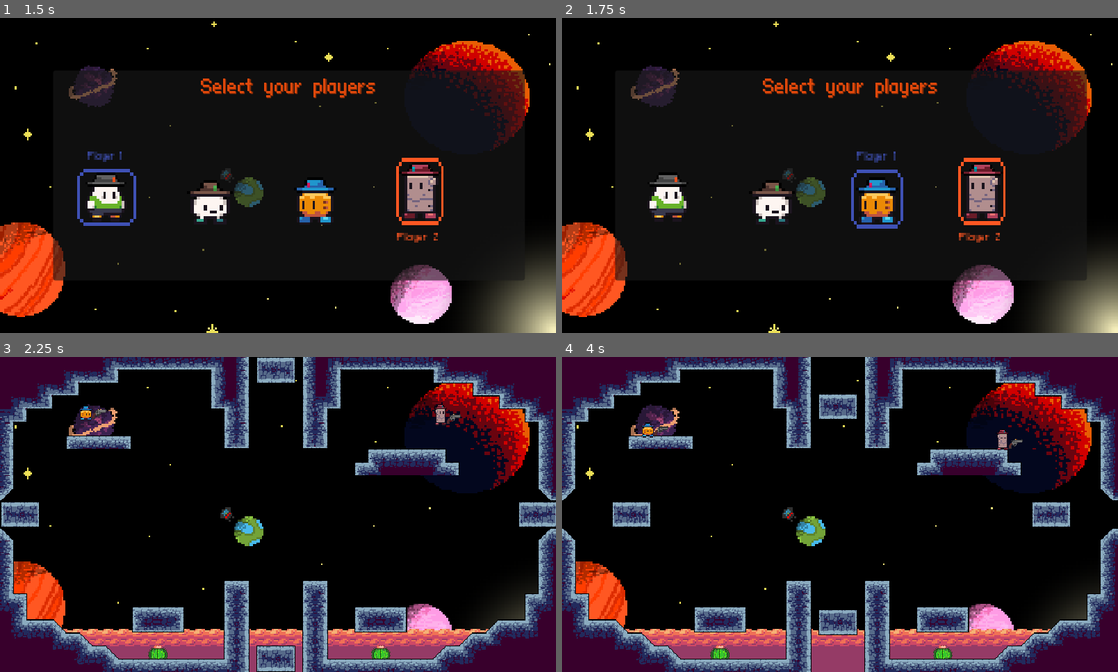
Above: before the commit, frames 1-4 (two rows, left to right).
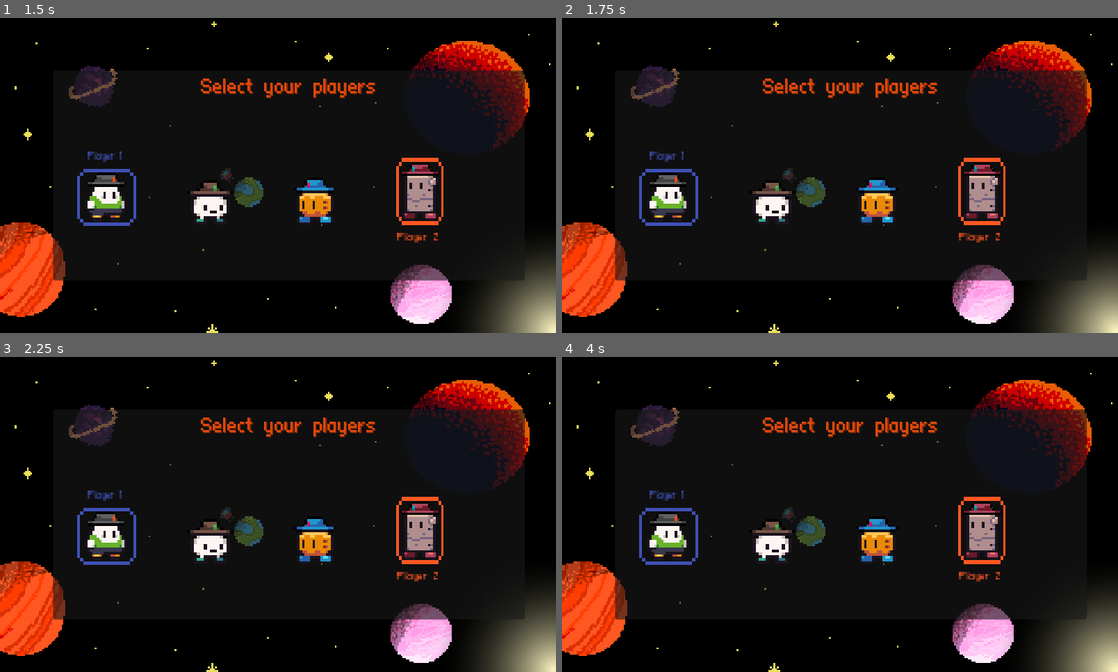
Above: after the commit, the same moments.

Repository: DanteAugusto/spaceCowboys
Game: Godot game, scene res://scenes/menu_page.tscn
Same seed, same stepped clock (60 frames per second), same inputs: the game is played once before the commit and once after it. Sound files missing from this copy of the repository are replaced by a short silence.
Inputs:
- Up to frame 1 (1.5 s): click "START" at 0.5 s; tap Enter (enter) at 1.25 s; hold Up (Up) from 1.28 s (still down); hold A (a) from 1.28 s (still down)
- Up to frame 2 (1.75 s): keep holding Up (Up); keep holding A (a); tap D (d) at 1.55 s
- Up to frame 3 (2.25 s): keep holding Up (Up); tap Space (ui_accept2) at 2 s; release A (a) at 2.03 s; tap D (d) at 2.1 s
- Up to frame 4 (4 s): tap Enter (enter) at 2.3 s; release Up (Up) at 2.78 s; hold Down (Down) 2.78-3.53 s; hold Enter (enter) 2.78-3.53 s; tap F (f) at 3.05, 3.6 s; hold Up (Up) from 3.53 s (still down); tap H (h) at 3.8 s

Frame 1 is identical in both runs. In frame 2, 0.9% of the frame differs, in the area x 13-62%, y 42-67%; in frame 3, 42%; in frame 4, 42%, in the area x 0-100%, y 0-100%.

Commit message:
selection com maneta

Diff:
--- a/project.godot
+++ b/project.godot
@@ -148,6 +148,26 @@
 "events": [Object(InputEventJoypadButton,"resource_local_to_scene":false,"resource_name":"","device":-1,"button_index":10,"pressure":0.0,"pressed":true,"script":null)
 ]
 }
+left={
+"deadzone": 0.5,
+"events": [Object(InputEventJoypadButton,"resource_local_to_scene":false,"resource_name":"","device":-1,"button_index":13,"pressure":0.0,"pressed":true,"script":null)
+]
+}
+right={
+"deadzone": 0.5,
+"events": [Object(InputEventJoypadButton,"resource_local_to_scene":false,"resource_name":"","device":-1,"button_index":14,"pressure":0.0,"pressed":true,"script":null)
+]
+}
+cancel={
+"deadzone": 0.5,
+"events": [Object(InputEventJoypadButton,"resource_local_to_scene":false,"resource_name":"","device":-1,"button_index":1,"pressure":0.0,"pressed":true,"script":null)
+]
+}
+accept={
+"deadzone": 0.5,
+"events": [Object(InputEventJoypadButton,"resource_local_to_scene":false,"resource_name":"","device":-1,"button_index":0,"pressure":0.0,"pressed":true,"script":null)
+]
+}
 
 [layer_names]
 
--- a/scripts/selection.gd
+++ b/scripts/selection.gd
@@ -7,6 +7,9 @@
 
 @onready var player1 = mr_mochi
 @onready var player2 = robo_totem
+@onready var controls = Input.get_connected_joypads()
+@onready var control1 = -1
+@onready var control2 = -1
 
 var p1_selected
 var p2_selected
@@ -16,6 +19,10 @@
 signal p2_ready
 
 func _ready():
+	if controls.size() > 0:
+		control1 = controls[0]
+	if controls.size() > 1:
+		control2 = controls[1]
 	if(Global.music_volume != 0):
 		$"../music".play(Global.music_part)
 		$"../music".volume_db = Global.music_volume/2 - 35
@@ -26,49 +33,103 @@
 		$"../music".play(Global.music_part)
 
 func _input(event):
-	if event is InputEventKey:
+	if event is InputEventJoypadButton:
 		if p1_selected == null:
-			if event.is_action_pressed("a") && is_avaiable(mr_mochi):
-				clear_p1()
-				select($mrmochi/p1)
-				player1 = mr_mochi
-			elif event.is_action_pressed("s") && is_avaiable(onion):
-				clear_p1()
-				select($onion/p1)
-				player1 = onion
-			elif event.is_action_pressed("d") && is_avaiable(robo_pumpkin):
-				clear_p1()
-				select($robo_pumpkin/p1)
-				player1 = robo_pumpkin
-			elif event.is_action_pressed("f") && is_avaiable(robo_totem):
-				clear_p1()
-				select($robo_totem/p1)
-				player1 = robo_totem
-			elif event.is_action_pressed("ui_accept2"):
+			if event.is_action_pressed("right") && Input.is_joy_button_pressed(control1,14):
+				if player1 != robo_totem:
+					clear_p1()
+				if player1 == mr_mochi:
+					if is_avaiable(onion):
+						select($onion/p1)
+						player1 = onion
+					else:
+						select($robo_pumpkin/p1)
+						player1 = robo_pumpkin
+				elif player1 == onion:
+					clear_p1()
+					if is_avaiable(robo_pumpkin):
+						select($robo_pumpkin/p1)
+						player1 = robo_pumpkin
+					else:
+						select($robo_totem/p1)
+						player1 = robo_totem
+				elif player1 == robo_pumpkin:
+					if is_avaiable(robo_totem):
+						clear_p1()
+						select($robo_totem/p1)
+						player1 = robo_totem
+			elif event.is_action_pressed("left") && Input.is_joy_button_pressed(control1,13):
+				if player1 != mr_mochi:
+					clear_p1()
+				if player1 == robo_totem:
+					if is_avaiable(robo_pumpkin):
+						select($robo_pumpkin/p1)
+						player1 = robo_pumpkin
+					else:
+						select($onion/p1)
+						player1 = onion
+				elif player1 == robo_pumpkin:
+					if is_avaiable(onion):
+						select($onion/p1)
+						player1 = onion
+					else:
+						select($mrmochi/p1)
+						player1 = mr_mochi
+				elif player1 == onion:
+					if is_avaiable(mr_mochi):
+						select($mrmochi/p1)
+						player1 = mr_mochi
+			elif event.is_action_pressed("accept") && Input.is_joy_button_pressed(control1,0):
 				p1_selected = player1
 				p1_ready.emit()
-
 		if p2_selected == null:
-			if event.is_action_pressed("h") && is_avaiable(mr_mochi):
-				clear_p2()
-				select($mrmochi/p2)
-				player2 = mr_mochi
-			elif event.is_action_pressed("j") && is_avaiable(onion):
-				clear_p2()
-				select($onion/p2)
-				player2 = onion
-			elif event.is_action_pressed("k") && is_avaiable(robo_pumpkin):
-				clear_p2()
-				select($robo_pumpkin/p2)
-				player2 = robo_pumpkin
-			elif event.is_action_pressed("l") && is_avaiable(robo_totem):
-				clear_p2()
-				select($robo_totem/p2)
-				player2 = robo_totem
-			elif event.is_action_pressed("enter"):
+			if event.is_action_pressed("right") && Input.is_joy_button_pressed(control2,14):
+				if player2 != robo_totem:
+					clear_p2()
+				if player2 == mr_mochi:
+					if is_avaiable(onion):
+						select($onion/p2)
+						player2 = onion
+					else:
+						select($robo_pumpkin/p2)
+						player2 = robo_pumpkin
+				elif player2 == onion:
+					clear_p2()
+					if is_avaiable(robo_pumpkin):
+						select($robo_pumpkin/p2)
+						player2 = robo_pumpkin
+					else:
+						select($robo_totem/p2)
+						player2 = robo_totem
+				elif player2 == robo_pumpkin:
+					if is_avaiable(robo_totem):
+						clear_p2()
+						select($robo_totem/p2)
+						player2 = robo_totem
+			elif event.is_action_pressed("left") && Input.is_joy_button_pressed(control2,13):
+				if player2 != mr_mochi:
+					clear_p2()
+				if player2 == robo_totem:
+					if is_avaiable(robo_pumpkin):
+						select($robo_pumpkin/p2)
+						player2 = robo_pumpkin
+					else:
+						select($onion/p2)
+						player2 = onion
+				elif player2 == robo_pumpkin:
+					if is_avaiable(onion):
+						select($onion/p2)
+						player2 = onion
+					else:
+						select($mrmochi/p2)
+						player2 = mr_mochi
+				elif player2 == onion:
+					if is_avaiable(mr_mochi):
+						select($mrmochi/p2)
+						player2 = mr_mochi
+			elif event.is_action_pressed("accept") && Input.is_joy_button_pressed(control2,0):
 				p2_selected = player2
 				p2_ready.emit()
-
 func clear_p1():
 	$mrmochi/p1.visible = false
 	$onion/p1.visible = false
